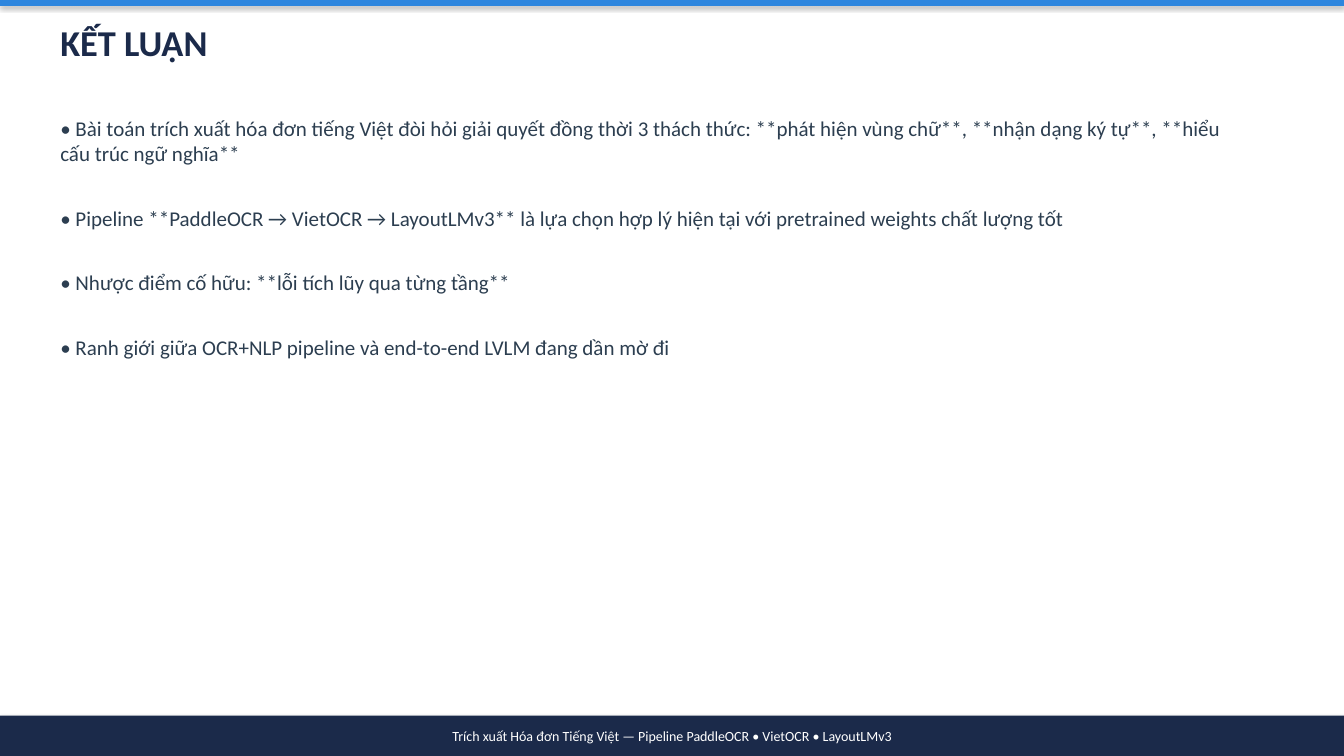
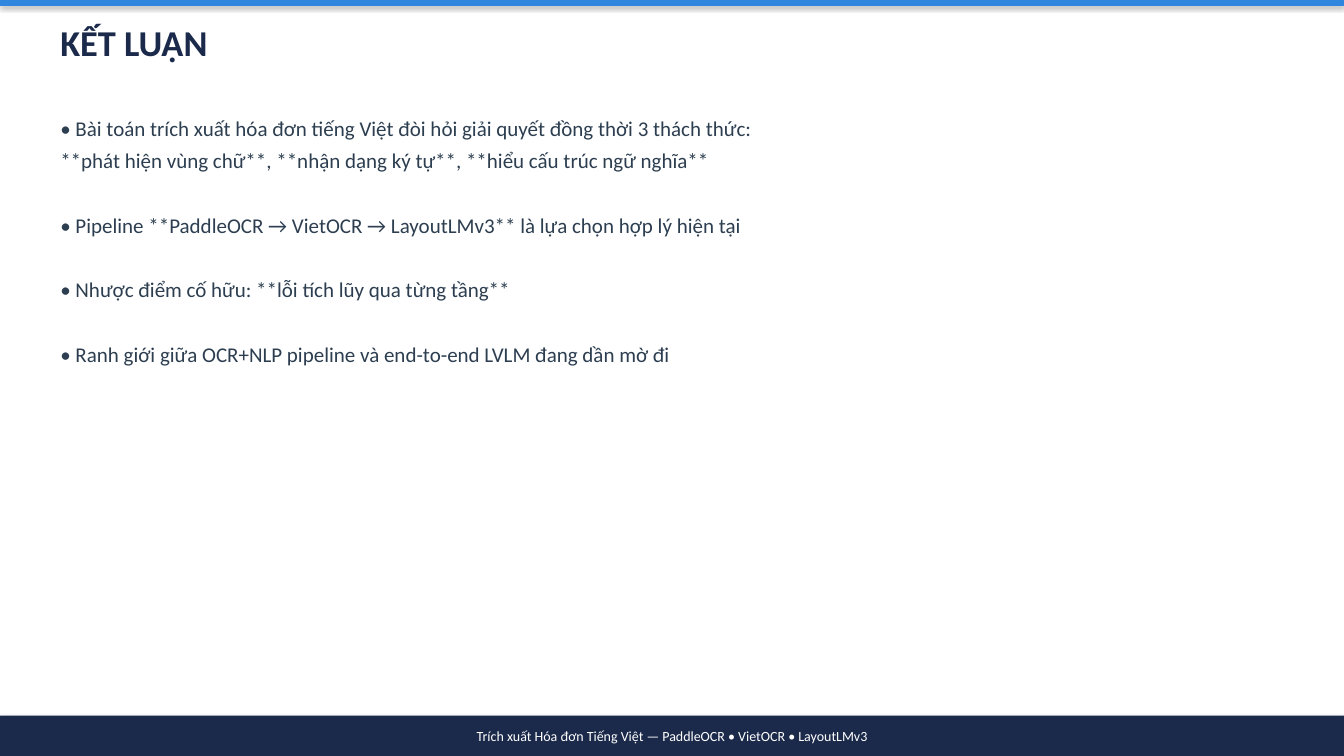
Before and after one commit to simasangggg/smartvn-report, a slide deck: slide 20 of slides/OCR-Presentation.pptx (slide 28 before the commit). Drawn at 1344x756 pixels with LibreOffice and Linux fonts; fonts in the diff are those of the drawing. Boxes give left, top, right and bottom in pixels: in the first picture for what was removed or moved away, otherwise in the second. Text is boxed around its words. In the diff, an @@ line names an element or a change of style, - is before the commit and + after.

Commit message:
refactor: OCR PPTX 21 slides với hình minh họa
- Giảm 29 → 21 slides (bỏ section dividers)
- Thêm 5 hình minh họa: Pipeline, Three-tiers, DB algorithm, VietOCR attention, LayoutLMv3
- Nội dung đầy đủ 8 phần như file PDF gốc

```diff
--- a/slides/OCR-Presentation.pptx
+++ b/slides/OCR-Presentation.pptx
@@ text at [60,120,751,237]: text changed @@
-• Bài toán trích xuất hóa đơn tiếng Việt đòi hỏi giải quyết đồng thời 3 thách thức: **phát hiện vùng chữ**, **nhận dạng ký tự**, **hiểu cấu trúc ngữ nghĩa**
-• Pipeline **PaddleOCR → VietOCR → LayoutLMv3** là lựa chọn hợp lý hiện tại với pretrained weights chất lượng tốt
+• Bài toán trích xuất hóa đơn tiếng Việt đòi hỏi giải quyết đồng thời 3 thách thức:
+**phát hiện vùng chữ**, **nhận dạng ký tự**, **hiểu cấu trúc ngữ nghĩa**
+• Pipeline **PaddleOCR → VietOCR → LayoutLMv3** là lựa chọn hợp lý hiện tại
@@ text in rectangle at [477,730,867,744]: text changed @@
-Trích xuất Hóa đơn Tiếng Việt — Pipeline PaddleOCR • VietOCR • LayoutLMv3
+Trích xuất Hóa đơn Tiếng Việt — PaddleOCR • VietOCR • LayoutLMv3
```
Also in this commit, not shown: 20 other slides changed, 8 slides removed, 6 other files.
